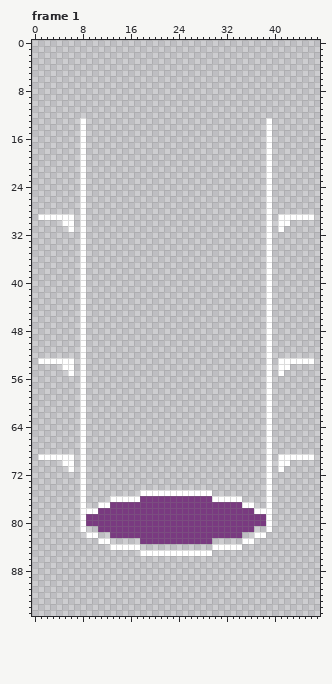
A pixel-art file gets an edit: assets/ui/aberration_meter.aseprite. Above: the version before the commit.
48x96 pixels, 4 frames. Shown: frame 1. The commit also changed other frames, which this record leaves out.
The result:
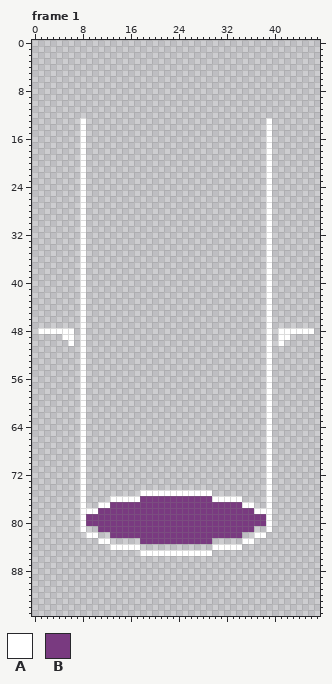
Palette (. is transparent): A #ffffff  B #793a80
Diff:
Frame 1, layer "indicators":
The edit adds colour A in row 48 at x 1 to 6 and 41 to 46; in row 49 at x 5 to 6 and 41 to 42; in row 50 at x 6 and 41.
Colour A is gone in row 29 at x 1 to 6 and 41 to 46; in row 30 at x 5 to 6 and 41 to 42; in row 31 at x 6 and 41; in row 53 at x 1 to 6 and 41 to 46; in row 54 at x 5 to 6 and 41 to 42; in row 55 at x 6 and 41.
Colour A is gone in row 69 at x 1 to 6 and 41 to 46; in row 70 at x 5 to 6 and 41 to 42; in row 71 at x 6 and 41.
Boxes around the changes in both pictures, in picture pixels (x1, y1, x2, y2):
erased: (38, 214, 74, 232)
erased: (278, 214, 314, 232)
changed: (38, 328, 74, 376)
changed: (278, 328, 314, 376)
erased: (38, 454, 74, 472)
erased: (278, 454, 314, 472)
